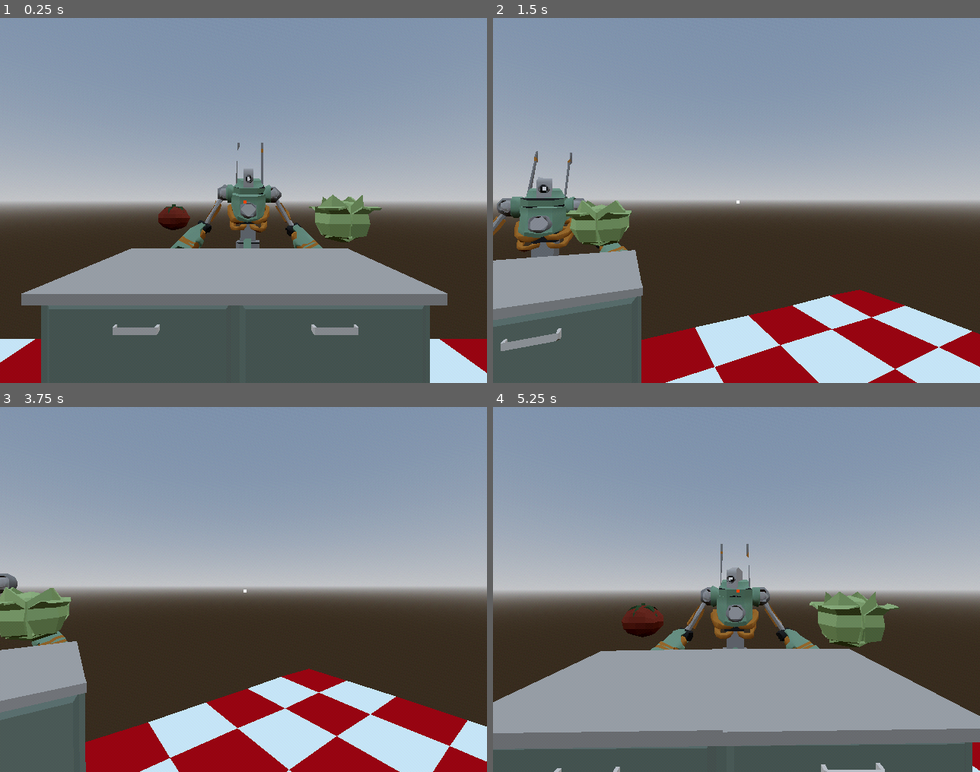
Above: before the commit, frames 1-4 (two rows, left to right).
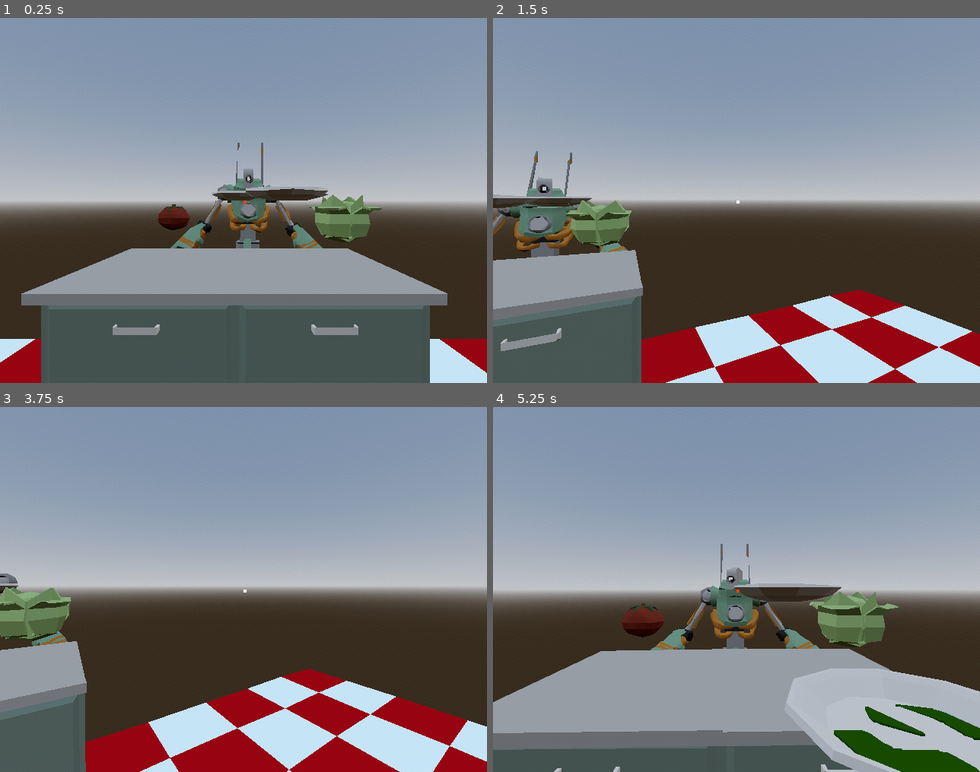
Above: after the commit, the same moments.

Repository: connor-lennox/DemoDisk
Game: Godot game, scene res://game.tscn
Same seed, same stepped clock (60 frames per second), same inputs: the game is played once before the commit and once after it.
Inputs (mouse positions are in pixels of both pictures, inside the frame that each line leads up to):
- Up to frame 1 (0.25 s): no input
- Up to frame 2 (1.5 s): tap Enter (ui_accept) at 0.5, 0.77, 1.25 s; move the mouse to (760, 200) at 0.52 s; hold Right (ui_right) 0.53-1.28 s; click (760, 200) at 0.6 s; move the mouse to (712, 200) at 1.27 s; hold Left (ui_left) from 1.28 s (still down); click (712, 200) at 1.35 s
- Up to frame 3 (3.75 s): tap Enter (ui_accept) at 1.52, 2.75, 3.02, 3.5 s; move the mouse to (253, 582) at 2.02 s; release Left (ui_left) at 2.03 s; hold Right (ui_right) 2.03-3.53 s; click (253, 582) at 2.1 s; move the mouse to (238, 596) at 2.77 s; click (238, 596) at 2.85 s; move the mouse to (282, 593) at 3.52 s; hold Left (ui_left) from 3.53 s (still down); click (282, 593) at 3.6 s
- Up to frame 4 (5.25 s): keep holding Left (ui_left); tap Enter (ui_accept) at 3.77, 4.52 s; move the mouse to (697, 585) at 4.27 s; click (697, 585) at 4.35 s; move the mouse to (741, 589) at 5.02 s; click (741, 589) at 5.1 s

The runs differ from the first frame. In frame 1, 0.6% of the frame differs, in the area x 43-68%, y 46-50%; in frame 2, 0.5%; in frame 3, less than 0.1%; in frame 4, 8.9%, in the area x 49-100%, y 48-100%.

Commit message:
customer voice lines and order refactor

Diff:
--- a/items/plate_item.tscn
+++ b/items/plate_item.tscn
@@ -49,7 +49,6 @@
 
 [node name="MeshRoot" type="Node3D" parent="."]
 transform = Transform3D(0.25, 0, 0, 0, 0.25, 0, 0, 0, 0.25, 0, 0, 0)
-visible = false
 
 [node name="Plate" parent="MeshRoot" instance=ExtResource("2_x4xmc")]
 
--- a/nodes/customers/customer.gd
+++ b/nodes/customers/customer.gd
@@ -3,6 +3,18 @@
 
 const MECH_MODELS = [
 	"res://assets/mechs/George.gltf", "res://assets/mechs/Leela.gltf", "res://assets/mechs/Mike.gltf", "res://assets/mechs/Stan.gltf"
+]
+
+const GREETINGS = [
+	preload("res://assets/sounds/voicelines/give_me_a.wav"),
+	preload("res://assets/sounds/voicelines/hello_can_i_have.wav"),
+	preload("res://assets/sounds/voicelines/id_like_a.wav")
+]
+
+const LEAVINGS = [
+	preload("res://assets/sounds/voicelines/delicious.wav"),
+	preload("res://assets/sounds/voicelines/thanks.wav"),
+	preload("res://assets/sounds/voicelines/thank_you.wav")
 ]
 
 const WALK_SPEED = 2.5
@@ -15,9 +27,13 @@
 
 @onready var character_root: Node3D = $CharacterRoot
 @onready var item_receiver: Node3D = $ItemReceiver
+@onready var dialog_player = $DialogPlayer
 
 var mech: Node3D
 var mech_animator: AnimationPlayer
+
+var greeting_line: AudioStream
+var leaving_line: AudioStream
 
 var order: Order
 var received_items: Array[FoodItemType]
@@ -34,6 +50,8 @@
 # Called when the node enters the scene tree for the first time.
 func _ready():
 	mech = load(MECH_MODELS.pick_random()).instantiate()
+	greeting_line = GREETINGS.pick_random()
+	leaving_line = LEAVINGS.pick_random()
 	mech_animator = mech.get_node("AnimationPlayer")
 	character_root.add_child(mech)
 	mech_animator.play("Idle", 0.5)
@@ -75,21 +93,26 @@
 
 	if player.currently_held_item is PlateItem:
 		var plate_recipe = player.currently_held_item.held_recipe
-		if plate_recipe in order.requirements and not plate_recipe in received_items:
+		if plate_recipe in order.required_food_items() and not plate_recipe in received_items:
 			await _take_item_from_player(player)
 			received_items.append(plate_recipe)
 			if _check_requirements_satisfied():
-				print("Order done!")
+				_complete_order()
 			return
 
 	if player.currently_held_item is FoodItem:
 		var food_item = player.currently_held_item.food_type
-		if food_item in order.requirements and not food_item in received_items:
+		if food_item in order.required_food_items() and not food_item in received_items:
 			await _take_item_from_player(player)
 			received_items.append(food_item)
 			if _check_requirements_satisfied():
 				_complete_order()
 			return
+
+	# If the player isn't holding anything, tell them our order instead
+	if player.currently_held_item == null:
+		_say_order()
+
 
 func move_to_position(target: Vector3):
 	walking = true
@@ -117,5 +140,17 @@
 	return len(order.requirements) == len(received_items)
 
 func _complete_order():
-	print("Order done!")
+	_play_dialog_line(leaving_line)
 	order_satisfied.emit()
+
+
+func _say_order():
+	await _play_dialog_line(greeting_line)
+	for order_item in order.requirements:
+		await _play_dialog_line(order_item.voice_line)
+
+
+func _play_dialog_line(line: AudioStream):
+	dialog_player.stream = line
+	dialog_player.play()
+	await dialog_player.finished
--- a/nodes/customers/customer.tscn
+++ b/nodes/customers/customer.tscn
@@ -19,3 +19,6 @@
 
 [node name="ItemReceiver" type="Node3D" parent="."]
 transform = Transform3D(1, 0, 0, 0, 1, 0, 0, 0, 1, 0, 2, 0)
+
+[node name="DialogPlayer" type="AudioStreamPlayer3D" parent="."]
+transform = Transform3D(1, 0, 0, 0, 1, 0, 0, 0, 1, 0, 2, 0)
--- a/nodes/customers/customer_manager.gd
+++ b/nodes/customers/customer_manager.gd
@@ -6,10 +6,10 @@
 const WALK_FORWARD_DELAY = 1
 
 var entrees = [
-		preload("res://items/resources/burger_cheese_item.tres"),
-		preload("res://items/resources/burger_deluxe_item.tres"),
-		preload("res://items/resources/burger_plain_item.tres")
-	]
+	preload("res://nodes/customers/order_items/burger_cheese_order_item.tres"),
+	preload("res://nodes/customers/order_items/burger_deluxe_order_item.tres"),
+	preload("res://nodes/customers/order_items/burger_plain_order_item.tres")
+]
 
 var customer_scene = preload("res://nodes/customers/customer.tscn")
 
--- a/nodes/customers/order.gd
+++ b/nodes/customers/order.gd
@@ -4,7 +4,10 @@
 # An order is made up of several FoodItemTypes, all of which need to be
 # satisfied to succeed with the order.
 
-var requirements: Array[FoodItemType]
+var requirements: Array[OrderItem]
 
-func _init(req: Array[FoodItemType]=[]):
+func _init(req: Array[OrderItem]=[]):
 	requirements = req
+
+func required_food_items():
+	return requirements.map(func(r): return r.food_item) as Array[FoodItemType]
--- /dev/null
+++ b/nodes/customers/order_item.gd
@@ -0,0 +1,6 @@
+class_name OrderItem
+extends Resource
+
+@export var food_item: FoodItemType
+@export var voice_line: AudioStream
+@export var icon: Texture
--- /dev/null
+++ b/nodes/customers/order_items/burger_cheese_order_item.tres
@@ -0,0 +1,10 @@
+[gd_resource type="Resource" script_class="OrderItem" load_steps=4 format=3 uid="uid://crb6tdfpwhh26"]
+
+[ext_resource type="Script" path="res://nodes/customers/order_item.gd" id="1_mbdkj"]
+[ext_resource type="Resource" uid="uid://d1absmo4k2t4o" path="res://items/resources/burger_cheese_item.tres" id="1_mbrx0"]
+[ext_resource type="AudioStream" uid="uid://bupklwa4gby3s" path="res://assets/sounds/voicelines/cheeseburger.wav" id="3_kwar6"]
+
+[resource]
+script = ExtResource("1_mbdkj")
+food_item = ExtResource("1_mbrx0")
+voice_line = ExtResource("3_kwar6")
--- /dev/null
+++ b/nodes/customers/order_items/burger_deluxe_order_item.tres
@@ -0,0 +1,10 @@
+[gd_resource type="Resource" script_class="OrderItem" load_steps=4 format=3 uid="uid://cowjdvxx2b72c"]
+
+[ext_resource type="Resource" uid="uid://bk6tvxdtrq8tj" path="res://items/resources/burger_deluxe_item.tres" id="1_l0bxd"]
+[ext_resource type="Script" path="res://nodes/customers/order_item.gd" id="1_ysjd8"]
+[ext_resource type="AudioStream" uid="uid://dqlmmwphnpg3x" path="res://assets/sounds/voicelines/deluxe_burger.wav" id="3_qyceo"]
+
+[resource]
+script = ExtResource("1_ysjd8")
+food_item = ExtResource("1_l0bxd")
+voice_line = ExtResource("3_qyceo")
--- /dev/null
+++ b/nodes/customers/order_items/burger_plain_order_item.tres
@@ -0,0 +1,10 @@
+[gd_resource type="Resource" script_class="OrderItem" load_steps=4 format=3 uid="uid://c5jojyrh5umbc"]
+
+[ext_resource type="Resource" uid="uid://jwvaebva0p7y" path="res://items/resources/burger_plain_item.tres" id="1_2nj3j"]
+[ext_resource type="Script" path="res://nodes/customers/order_item.gd" id="2_1dube"]
+[ext_resource type="AudioStream" uid="uid://cyfy168w3cvcn" path="res://assets/sounds/voicelines/hamburger.wav" id="3_8oncf"]
+
+[resource]
+script = ExtResource("2_1dube")
+food_item = ExtResource("1_2nj3j")
+voice_line = ExtResource("3_8oncf")
--- a/scenes/player_test_scene.gd
+++ b/scenes/player_test_scene.gd
@@ -11,4 +11,4 @@
 	$PlateItem.dirty = true
 	$PlateItem3.dirty = true
 
-	$Customer.order = Order.new([load("res://items/resources/burger_cheese_item.tres"), load("res://items/resources/tomato_whole_item.tres")])
+	$Customer.order = Order.new([load("res://nodes/customers/order_items/burger_cheese_order_item.tres")])
Not shown, added: assets/sounds/voicelines/cheeseburger.wav.import
Not shown, added: assets/sounds/voicelines/delicious.wav.import
Not shown, added: assets/sounds/voicelines/deluxe_burger.wav.import
Not shown, added: assets/sounds/voicelines/give_me_a.wav.import
Not shown, added: assets/sounds/voicelines/hamburger.wav.import
Not shown, added: assets/sounds/voicelines/hello_can_i_have.wav.import
Not shown, added: assets/sounds/voicelines/id_like_a.wav.import
Not shown, added: assets/sounds/voicelines/thank_you.wav.import
Not shown, added: assets/sounds/voicelines/thanks.wav.import
Not shown, added: assets/sounds/voicelines/cheeseburger.wav
Not shown, added: assets/sounds/voicelines/delicious.wav
Not shown, added: assets/sounds/voicelines/deluxe_burger.wav
(and 6 more such lines)
